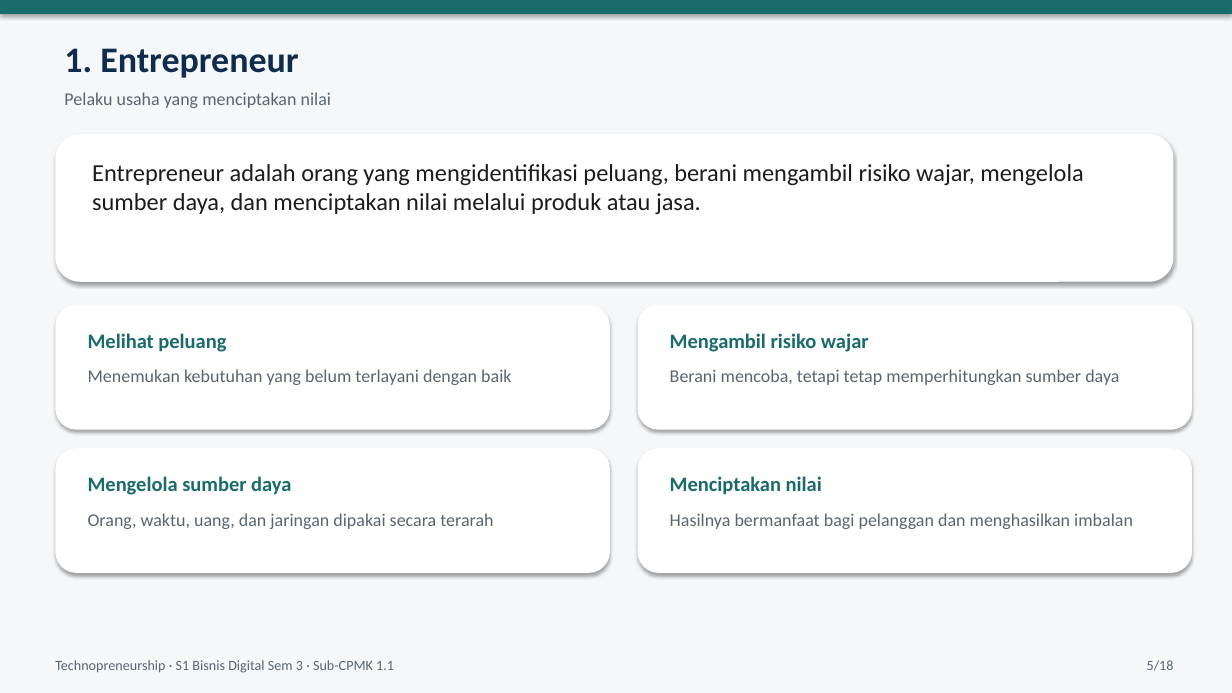
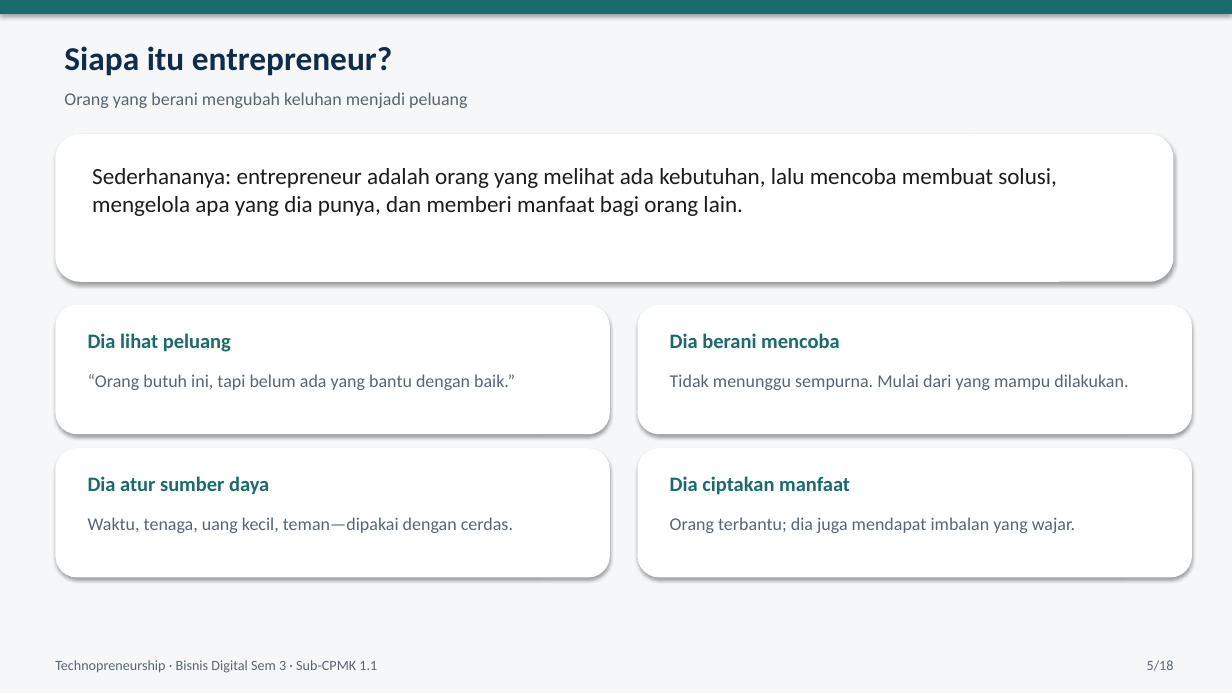
Before and after one commit to yusepa165-hue/Latihan-1, a slide deck: slide 5 of materi-technopreneurship/ppt/PPT01_SubCPMK_1_1_Entrepreneur_Technopreneur_Bisnis_Digital.pptx. Drawn at 1232x693 pixels with LibreOffice and Linux fonts; fonts in the diff are those of the drawing. Boxes give left, top, right and bottom in pixels: in the first picture for what was removed or moved away, otherwise in the second. Text is boxed around its words. In the diff, an @@ line names an element or a change of style, - is before the commit and + after.

```diff
--- a/materi-technopreneurship/ppt/PPT01_SubCPMK_1_1_Entrepreneur_Technopreneur_Bisnis_Digital.pptx
+++ b/materi-technopreneurship/ppt/PPT01_SubCPMK_1_1_Entrepreneur_Technopreneur_Bisnis_Digital.pptx
@@ text at [64,46,392,76]: text changed; size 28 to 26 pt @@
-1. Entrepreneur
+Siapa itu entrepreneur?
@@ text at [64,92,467,108]: text changed @@
-Pelaku usaha yang menciptakan nilai
+Orang yang berani mengubah keluhan menjadi peluang
@@ text at [92,168,1057,216]: text changed; size 19 to 18 pt @@
-Entrepreneur adalah orang yang mengidentifikasi peluang, berani mengambil risiko wajar, mengelola sumber daya, dan menciptakan nilai melalui produk atau jasa.
+Sederhananya: entrepreneur adalah orang yang melihat ada kebutuhan, lalu mencoba membuat solusi, mengelola apa yang dia punya, dan memberi manfaat bagi orang lain.
@@ rounded rectangle: place and size @@
-rounded rectangle at [55,305,610,430]
+rounded rectangle at [55,305,610,434]
@@ rounded rectangle: place and size @@
-rounded rectangle at [638,305,1192,430]
+rounded rectangle at [638,305,1192,434]
@@ text at [88,333,231,352]: text changed @@
-Melihat peluang
+Dia lihat peluang
@@ text at [670,333,839,348]: text changed @@
-Mengambil risiko wajar
+Dia berani mencoba
@@ text at [88,374,515,390]: text changed @@
-Menemukan kebutuhan yang belum terlayani dengan baik
+“Orang butuh ini, tapi belum ada yang bantu dengan baik.”
@@ text at [670,374,1128,390]: text changed @@
-Berani mencoba, tetapi tetap memperhitungkan sumber daya
+Tidak menunggu sempurna. Mulai dari yang mampu dilakukan.
@@ rounded rectangle: place and size @@
-rounded rectangle at [55,448,610,573]
+rounded rectangle at [55,448,610,578]
@@ rounded rectangle: place and size @@
-rounded rectangle at [638,448,1192,573]
+rounded rectangle at [638,448,1192,578]
@@ text at [88,476,269,495]: text changed @@
-Mengelola sumber daya
+Dia atur sumber daya
@@ text at [670,476,850,495]: text changed @@
-Menciptakan nilai
+Dia ciptakan manfaat
@@ text at [88,517,513,533]: text changed @@
-Orang, waktu, uang, dan jaringan dipakai secara terarah
+Waktu, tenaga, uang kecil, teman—dipakai dengan cerdas.
@@ text at [670,517,1075,533]: text changed @@
-Hasilnya bermanfaat bagi pelanggan dan menghasilkan imbalan
+Orang terbantu; dia juga mendapat imbalan yang wajar.
@@ text at [55,660,377,673]: text changed @@
-Technopreneurship · S1 Bisnis Digital Sem 3 · Sub-CPMK 1.1
+Technopreneurship · Bisnis Digital Sem 3 · Sub-CPMK 1.1
```
Also in this commit, not shown: 15 other slides changed, 2 slides added, 2 slides removed, 1 other file.
